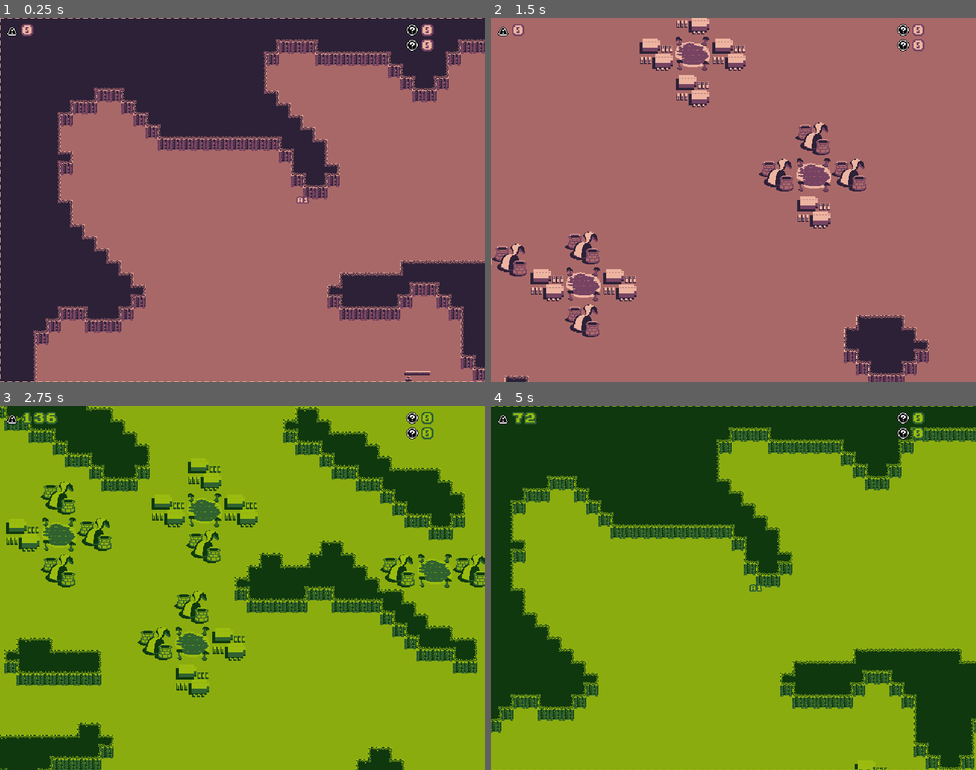
Above: before the commit, frames 1-4 (two rows, left to right).
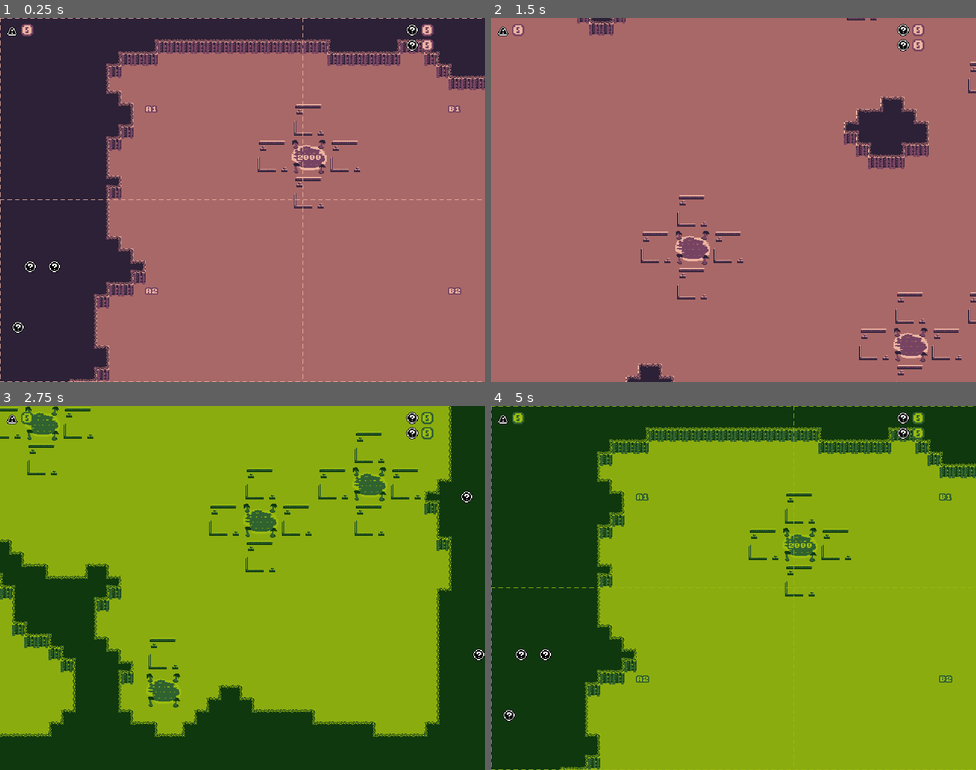
Above: after the commit, the same moments.

Repository: nikolawhallon/data-wars
Game: Godot game, scene res://scenes/game.tscn
The game is run twice, just before and just after one commit, with the same random seed, the same clock (stepped at 60 frames per second) and the same inputs.
Inputs (mouse positions are in pixels of both pictures, inside the frame that each line leads up to):
- Up to frame 1 (0.25 s): no input
- Up to frame 2 (1.5 s): tap Enter at 0.5 s; move the mouse to (840, 181) at 0.52 s; hold Right (move_right) 0.53-1.28 s; tap T (test) at 0.6 s; click (840, 181) at 0.67 s; move the mouse to (636, 218) at 1.27 s; hold Down (move_down) from 1.28 s (still down); tap I (info) at 1.35 s
- Up to frame 3 (2.75 s): tap T (test) at 1.55, 2.3 s; move the mouse to (291, 507) at 2.02 s; release Down (move_down) at 2.03 s; hold Right (move_right) from 2.03 s (still down); tap P (palette) at 2.1 s
- Up to frame 4 (5 s): move the mouse to (709, 660) at 2.77 s; release Right (move_right) at 2.78 s; hold Up (move_up) 2.78-3.53 s; tap T (test) at 2.85, 3.6, 4.55 s; click (709, 660) at 2.92 s; move the mouse to (879, 642) at 3.52 s; hold Left (move_left) from 3.53 s (still down); move the mouse to (588, 533) at 4.27 s; tap I (info) at 4.35 s

The runs differ from the first frame. In frame 1, 26% of the frame differs, in the area x 0-100%, y 0-100%; in frame 2, 13%; in frame 3, 43%; in frame 4, 31%.

Commit message:
added transmission towers and other tweaks

Diff:
--- a/scenes/agent/deepgram.gd
+++ b/scenes/agent/deepgram.gd
@@ -18,67 +18,41 @@
 #var DEEPGRAM_URL = "ws://localhost:8000/v1/agent/converse"
 
 var prompt = """
-You are Deepgame, the voice-command assistant for the RTS game Data Wars.
-
-Your job is to interpret the player's spoken commands and convert them into function calls that control the game world.
-
-Never invent units, buildings, or sites. Only reference IDs that exist in the World State. If the player asks for something impossible, briefly explain why instead of calling a function.
-
-IDs of game objects should be used for function calls, but never spoken to the user.
-
-Game Summary:
-Two teams compete: Player and Enemy.
-
-The goal is to produce Spam Bots and dispatch them off the map. Each Spam Bot that exits the map gives 1 point. The game ends when no more Spam Bots can be produced and none remain. Highest score wins.
-
-Resources:
-Minerals – mined by Extractors from Mines.
-Water – stored at Sites and consumed by buildings and production.
-Data – produced by Data Centers and used to build Spam Bots.
+You are Deepgame, the voice-command assistant for the RTS game Data Wars. Interpret the player’s spoken commands and convert them into game function calls.
+
+Rules:
+
+    Never invent units, buildings, or sites — only use IDs that exist in the World State.
+
+    Use object IDs in function calls, but never say them aloud.
+
+    Keep responses short.
+
+Game summary:
+Two teams compete: Player and Enemy. The goal is to build Spam Bots and send them to Transmission Towers to earn points. Each Spam Bot that reaches a Transmission Tower gives 1 click, where clicks function as points. The game ends when no more Water remains on the map.
 
 Map:
-Finite map with coordinates and grid cells (A1, B3, etc). Buildings can only be built on Sites.
+A finite grid map (A1, B3, etc.). Buildings can only be constructed on Sites.
 
 Buildings:
 
-Data Center
-- Generates 4 Data per second
-- Consumes 1 Water per second from its Site
-- Stops when Site Water reaches 0
-- Builds Spam Bots (20 Minerals, 80 Data, 10 Water, 10s build)
-
-Skunk Works
-- Builds Data Drones (40 Minerals, 10 Water, 30s)
-- Builds Skunk Drones (60 Minerals, 10 Water, 30s)
+    Data Center: builds Spam Bots
+
+    Skunk Works: builds Data Drones and Skunk Drones
+
+All buildings drain Water from the map.
 
 Units:
 
-Extractor
-- Mines Minerals from Mines
-- Each team starts with 4
-
-Data Drone
-- Attaches to enemy Data Centers
-- Generates 1 Data per second for the player
-- Max 4 per Data Center (N, S, E, W slots)
-
-Skunk Drone
-- Combat unit
-- Can attack Spam Bots, Extractors, Data Drones, and other Skunk Drones
-
-Spam Bot
-- Scoring unit produced by Data Centers
-- Can be dispatched off the map (North, South, East, West)
-- Gives 1 point when it exits
-
-Player commands may request:
-- building structures
-- moving units
-- dispatching Spam Bots
-- attacking units
-- attaching Data Drones to Data Centers
-
-Prefer calling functions when possible. Keep responses short.
+    Extractor: collects Minerals from Mines
+
+    Data Drone: collects Data from enemy Data Centers
+
+    Skunk Drone: combat unit
+
+    Spam Bot: scoring unit that can be dispatched to Transmission Towers
+
+Player commands may involve building structures, producing units, or moving units.
 """
 
 # functions
--- a/scenes/data_center.gd
+++ b/scenes/data_center.gd
@@ -1,7 +1,7 @@
 extends Sprite2D
 
 
-signal data_generated
+signal data_updated
 
 var rng = RandomNumberGenerator.new()
 
@@ -14,7 +14,8 @@
 func _on_water_timer_timeout() -> void:
 	var water = get_parent()
 	var consumed = water.decrement(1)
-	data_generated.emit(team, consumed)
+	team.data += consumed
+	data_updated.emit(team)
 
 func _on_unit_timer_timeout() -> void:
 	if producing == "spam_bot":
@@ -30,6 +31,12 @@
 		print("WARN - this Data Center is already producing a ", producing)
 		return "Unable to build unit: Data Center alreading producing a unit"
 
+	if team.data < 10:
+		return "Unable to build unit: not enough Data available - try again later"
+
+	team.data -= 10
+	data_updated.emit(team)
+
 	producing = type
 	$UnitTimer.start()
 	return "Successfully building unit"
--- a/scenes/game.gd
+++ b/scenes/game.gd
@@ -96,37 +96,7 @@
 	$Camera2D.global_position = Vector2(x, y)
 
 	if Input.is_action_just_pressed("test"):
-		var sites = get_tree().get_nodes_in_group("Site")
-		for site in sites:
-			var water = site.get_parent()
-			if rng.randf() < 0.5:
-				var skunk_works = load("res://scenes/skunk_works.tscn").instantiate()
-				water.add_child(skunk_works)
-				skunk_works.team = $Player.team
-				skunk_works.global_position = site.global_position
-				site.queue_free()
-			else:
-				var data_center = load("res://scenes/data_center.tscn").instantiate()
-				water.add_child(data_center)
-				data_center.team = $Player.team
-				data_center.global_position = site.global_position
-				data_center.connect("data_generated", _on_data_center_data_generated)
-				site.queue_free()
-			#break
-
-		var all_skunk_works = get_tree().get_nodes_in_group("SkunkWorks")
-		for skunk_works in all_skunk_works:
-			if rng.randf() < 0.5:
-				skunk_works.spawn_unit("skunk_drone")
-			else:
-				skunk_works.spawn_unit("data_drone")
-
-		var data_centers = get_tree().get_nodes_in_group("DataCenter")
-		for data_center in data_centers:
-			if $Player.data > 100:
-				$Player.data -= 100
-				$UICanvas/MarginContainer/HBoxContainer/Data.text = str($Player.data)
-				data_center.spawn_unit("spam_bot")
+		pass
 
 	if Input.is_action_just_pressed("debug"):
 		for debug in get_tree().get_nodes_in_group("Debug"):
@@ -299,9 +269,8 @@
 
 	return world_state
 
-func _on_data_center_data_generated(team, amount):
-	if team == $Player.team:
-		$Player.data += amount
+func _on_data_center_data_updated(team):
+	if team == $Player:
 		$UICanvas/MarginContainer/HBoxContainer/Data.text = str($Player.data)
 
 func build_building(site_id, building_type):
@@ -316,14 +285,15 @@
 	if building_type == "skunk_works":
 		var skunk_works = load("res://scenes/skunk_works.tscn").instantiate()
 		water.add_child(skunk_works)
-		skunk_works.team = $Player.team
+		skunk_works.team = $Player
 		skunk_works.global_position = site.global_position
 		site.queue_free()
 	elif building_type == "data_center":
 		var data_center = load("res://scenes/data_center.tscn").instantiate()
 		water.add_child(data_center)
-		data_center.team = $Player.team
+		data_center.team = $Player
 		data_center.global_position = site.global_position
+		data_center.connect("data_updated", _on_data_center_data_updated)
 		site.queue_free()
 	else:
 		return "Invalid building_type"
@@ -341,7 +311,6 @@
 	return building.spawn_unit(unit_type)
 
 func set_target(unit_id, target):
-	print("Executing the set_target function")
 	var unit = instance_from_id(unit_id)
 	if unit == null:
 		return "No unit with unit_id"
@@ -365,21 +334,6 @@
 	return "Successfully set the target of the unit"
 
 func _on_deepgram_message_received(message) -> void:
-	# TODO: the big TODO - parse the message to see
-	# if it's a function call, and if it is a function call,
-	# execute the function here in Godot, and send the result
-	# back to Deepgram
-
-	# I think I can accomplish the game with only 3 functions:
-
-	# 1. build_building
-
-	# 2. build_unit
-
-	# 3.
-	# the next function might be "set_target" which takes a "unit_id"
-	# and either a "position" with "x" and "y" or a "cell" (A1, B2, etc) or a "target_id"
-
 	var data = JSON.parse_string(message)
 
 	if not (data is Dictionary):
@@ -413,10 +367,11 @@
 			if data["type"] == "ConversationText":
 				# TODO: this is really "debug" while
 				# most other labels are more "info"
-				$ChatCanvas/Label8.text += str(data["role"], ":")
-				$ChatCanvas/Label8.text += "\n"
+				if data["role"] == "user":
+					$ChatCanvas/Label8.text += str(data["role"], ":       ")
+				elif data["role"] == "assistant":
+					$ChatCanvas/Label8.text += str(data["role"], ":  ")
 				$ChatCanvas/Label8.text += str(data["content"])
-				$ChatCanvas/Label8.text += "\n"
 				$ChatCanvas/Label8.text += "\n"
 				var total_lines = $ChatCanvas/Label8.get_line_count()
 				var max_lines_visible = $ChatCanvas/Label8.max_lines_visible
--- a/scenes/random_map.gd
+++ b/scenes/random_map.gd
@@ -1,7 +1,7 @@
 extends Node2D
 
-@export var map_w            = 4 * 200 / 4
-@export var map_h            = 4 * 120 / 4
+@export var map_w            = 2 * 200 / 4
+@export var map_h            = 2 * 120 / 4
 @export var ground_seed      = 0.7
 @export var wall_condition   = 4
 @export var ground_condition = 4
@@ -96,7 +96,7 @@
 	var map_origin = Vector2($Walls.get_used_rect().position) * tile_size
 	#var map_size = Vector2($Walls.get_used_rect().size) * tile_size
 
-	var water_number = 40
+	var water_number = 10
 	var waters = []
 	while water_number > 0:
 		var water = load("res://scenes/water.tscn").instantiate()
@@ -142,6 +142,35 @@
 		water_number = water_number - 1
 		waters.append(water)
 
+	var transmission_tower_number = 10
+	var transmission_towers = []
+	while transmission_tower_number > 0:
+		var transmission_tower = load("res://scenes/transmission_tower.tscn").instantiate()
+		add_child(transmission_tower)
+
+		while true:
+			var x = rng.randi_range(1, map_w - 1)
+			var y = rng.randi_range(1, map_h - 1)
+			if !is_black(x, y):
+				continue
+
+			var pos = map_origin + tile_size / 2 + Vector2(x, y) * tile_size
+			var collision = false
+			for other_transmission_tower in transmission_towers:
+				if other_transmission_tower != transmission_tower:
+					if abs(other_transmission_tower.global_position.x - pos.x) < tile_size.x * 1:
+						if abs(other_transmission_tower.global_position.y - pos.y) < tile_size.y * 1:
+							collision = true
+			if collision:
+				continue
+
+			transmission_tower.global_position = pos
+
+			break
+
+		transmission_tower_number = transmission_tower_number - 1
+		transmission_towers.append(transmission_tower)
+
 func fill_wall():
 	for x in range(0, map_w):
 		for y in range(0, map_h):
@@ -230,6 +259,12 @@
 
 	return false
 
+func is_black(x, y):
+	if $Walls.get_cell_atlas_coords(Vector2i(x, y)) == BLACK:
+		return true
+
+	return false
+
 func is_ground_block(x, y, d):
 	for i in range(x - d, x + d + 1):
 		for j in range (y - d, y + d + 1):
--- a/scenes/skunk_works.gd
+++ b/scenes/skunk_works.gd
@@ -1,8 +1,13 @@
 extends Sprite2D
 
 
+var rng = RandomNumberGenerator.new()
+
 var team = null
 var producing = null
+
+func _ready() -> void:
+	rng.randomize()
 
 func spawn_unit(type):
 	if producing:
@@ -17,12 +22,12 @@
 	if producing == "skunk_drone":
 		var skunk_drone = load("res://scenes/skunk_drone.tscn").instantiate()
 		skunk_drone.team = team
-		skunk_drone.global_position = global_position
+		skunk_drone.global_position = global_position + Vector2(rng.randf_range(-64.0, 64.0), rng.randf_range(-64.0, 64.0))
 		get_tree().get_current_scene().add_child(skunk_drone)
 	elif producing == "data_drone":
 		var data_drone = load("res://scenes/data_drone.tscn").instantiate()
 		data_drone.team = team
-		data_drone.global_position = global_position
+		data_drone.global_position = global_position + Vector2(rng.randf_range(-64.0, 64.0), rng.randf_range(-64.0, 64.0))
 		get_tree().get_current_scene().add_child(data_drone)
 
 	producing = null
--- /dev/null
+++ b/scenes/transmission_tower.tscn
@@ -0,0 +1,14 @@
+[gd_scene format=3 uid="uid://bls6qhp61hhmy"]
+
+[ext_resource type="Texture2D" uid="uid://cse6nepknve2w" path="res://assets/transmission_tower.png" id="1_ipy0m"]
+
+[sub_resource type="CircleShape2D" id="CircleShape2D_fpcqo"]
+radius = 8.0
+
+[node name="TransmissionTower" type="Area2D" unique_id=476457026]
+
+[node name="Sprite2D" type="Sprite2D" parent="." unique_id=184112135]
+texture = ExtResource("1_ipy0m")
+
+[node name="CollisionShape2D" type="CollisionShape2D" parent="." unique_id=1571571981]
+shape = SubResource("CircleShape2D_fpcqo")
Binary file added: assets/transmission_tower.png
Not shown, added: assets/transmission_tower.png.import
